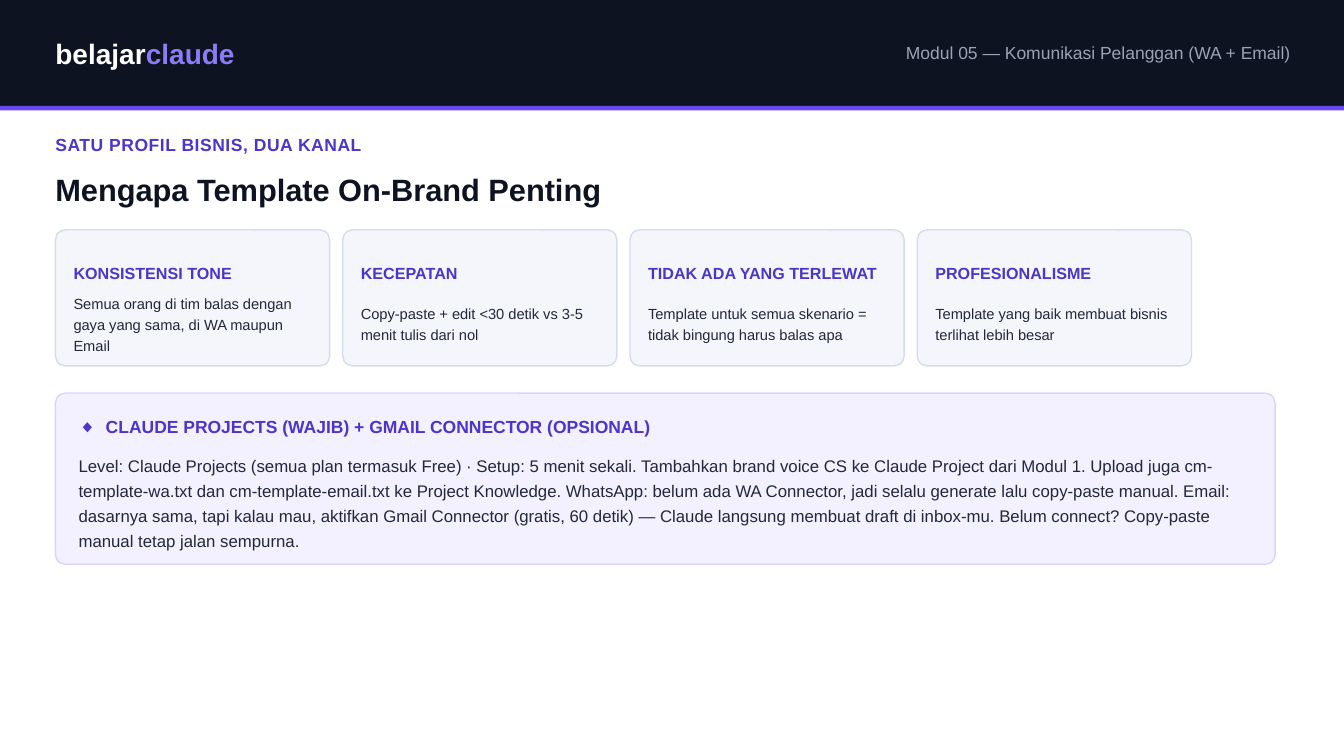
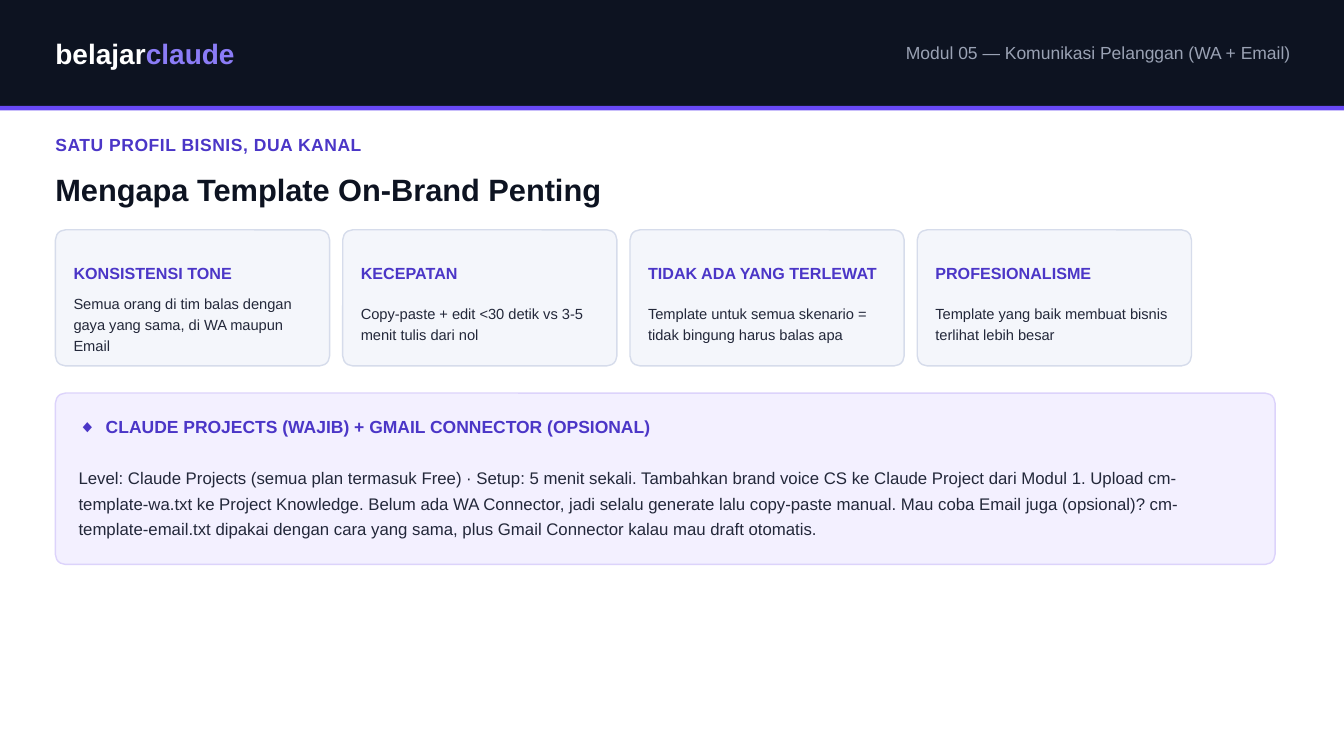
Before and after one commit to juliautomo/belajar-claude, a slide deck: slide 2 of Content-Marketing/M05-Komunikasi-Pelanggan/K3-M05-Komunikasi-Pelanggan.pptx. Drawn at 1344x756 pixels with LibreOffice and Linux fonts; fonts in the diff are those of the drawing. Boxes give left, top, right and bottom in pixels: in the first picture for what was removed or moved away, otherwise in the second. Text is boxed around its words. In the diff, an @@ line names an element or a change of style, - is before the commit and + after.

Commit message:
M05: make Email optional/bonus, drop it from the required exercise — Latihan now covers WhatsApp only (setup, generate, reuse), Email content kept as reference for students who want to try it. Also fixed Latihan 3 example to match an actual scenario in cm-template-wa.txt

```diff
--- a/Content-Marketing/M05-Komunikasi-Pelanggan/K3-M05-Komunikasi-Pelanggan.pptx
+++ b/Content-Marketing/M05-Komunikasi-Pelanggan/K3-M05-Komunikasi-Pelanggan.pptx
@@ text at (79,472,1178,539): text changed @@
-Level: Claude Projects (semua plan termasuk Free) · Setup: 5 menit sekali. Tambahkan brand voice CS ke Claude Project dari Modul 1. Upload juga cm-template-wa.txt dan cm-template-email.txt ke Project Knowledge. WhatsApp: belum ada WA Connector, jadi selalu generate lalu copy-paste manual. Email: dasarnya sama, tapi kalau mau, aktifkan Gmail Connector (gratis, 60 detik) — Claude langsung membuat draft di inbox-mu. Belum connect? Copy-paste manual tetap jalan sempurna.
+Level: Claude Projects (semua plan termasuk Free) · Setup: 5 menit sekali. Tambahkan brand voice CS ke Claude Project dari Modul 1. Upload cm-template-wa.txt ke Project Knowledge. Belum ada WA Connector, jadi selalu generate lalu copy-paste manual. Mau coba Email juga (opsional)? cm-template-email.txt dipakai dengan cara yang sama, plus Gmail Connector kalau mau draft otomatis.
```
Also in this commit, not shown: 3 other slides changed, 1 other file.
